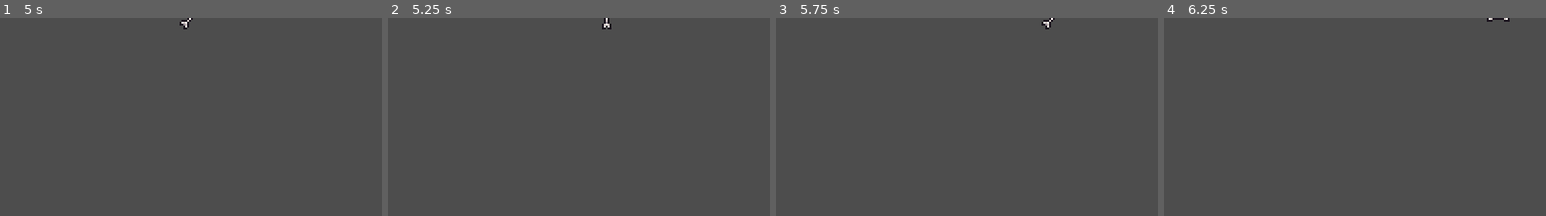
Above: before the commit, frames 1-4 (left to right).
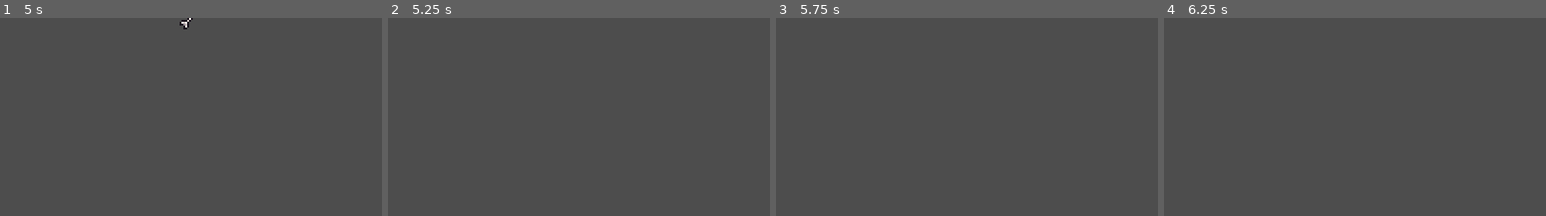
Above: after the commit, the same moments.

Repository: len-on/primeiro-projeto
Game: Godot game, scene res://entities/spinning_bone.tscn
The game is run twice, just before and just after one commit, with the same random seed, the same clock (stepped at 60 frames per second) and the same inputs. This scene is started directly instead of the project's main scene.
Inputs:
- Up to frame 1 (5 s): hold Right (ui_right) 0.53-2.03 s; tap Enter at 2 s; hold Left (ui_left) 2.03-2.78 s; hold Right (ui_right) 2.78-4.28 s; hold Left (ui_left) from 4.28 s (still down)
- Up to frame 2 (5.25 s): release Left (ui_left) at 5.03 s; hold Right (ui_right) from 5.03 s (still down)
- Up to frame 3 (5.75 s): keep holding Right (ui_right)
- Up to frame 4 (6.25 s): tap Space at 5.75 s; release Right (ui_right) at 5.78 s; hold Left (ui_left) from 5.78 s (still down)
The pictures show only the part of the screen within x 50-100%, y 0-50%; the shares and areas given below are measured in that part.

Frame 1 is identical in both runs. In frame 2, 0.1% of the frame differs, in the area x 56-59%, y 0-6%; in frame 3, 0.1%; in frame 4, less than 0.1%.

Commit message:
feat: Added projectile collision with the player and dynamic hitbox adjustment.

Diff:
--- a/entities/player.tscn
+++ b/entities/player.tscn
@@ -185,11 +185,11 @@
 
 [node name="AnimatedSprite2D" type="AnimatedSprite2D" parent="."]
 sprite_frames = SubResource("SpriteFrames_i623q")
-animation = &"hurt"
+animation = &"duck"
 
 [node name="Hitbox" type="Area2D" parent="."]
 collision_layer = 2
-collision_mask = 4
+collision_mask = 20
 
 [node name="CollisionShape2D" type="CollisionShape2D" parent="Hitbox"]
 position = Vector2(0, 0.5)
--- a/entities/skeleton.tscn
+++ b/entities/skeleton.tscn
@@ -172,7 +172,7 @@
 position = Vector2(2, 3)
 shape = SubResource("CapsuleShape2D_fpmxe")
 
-[node name="Hitbox" type="Area2D" parent="."]
+[node name="Hitbox" type="Area2D" parent="." groups=["Enemies"]]
 visible = false
 collision_layer = 4
 collision_mask = 2
--- a/entities/spinning_bone.tscn
+++ b/entities/spinning_bone.tscn
@@ -42,7 +42,9 @@
 "speed": 10.0
 }]
 
-[node name="SpinningBone" type="Area2D"]
+[node name="SpinningBone" type="Area2D" groups=["LethalArea"]]
+collision_layer = 16
+collision_mask = 3
 script = ExtResource("1_njpw1")
 
 [node name="CollisionShape2D" type="CollisionShape2D" parent="."]
@@ -52,3 +54,12 @@
 sprite_frames = SubResource("SpriteFrames_cjyle")
 autoplay = "default"
 frame_progress = 0.6361398
+
+[node name="SelfDestructTimer" type="Timer" parent="."]
+wait_time = 5.0
+one_shot = true
+autostart = true
+
+[connection signal="area_entered" from="." to="." method="_on_area_entered"]
+[connection signal="body_entered" from="." to="." method="_on_body_entered"]
+[connection signal="timeout" from="SelfDestructTimer" to="." method="_on_self_destruct_timer_timeout"]
--- a/project.godot
+++ b/project.godot
@@ -26,6 +26,8 @@
 [global_group]
 
 Player=""
+Enemies=""
+LethalArea=""
 
 [input]
 
@@ -82,6 +84,7 @@
 2d_physics/layer_2="player"
 2d_physics/layer_3="enemies"
 2d_physics/layer_4="level_end"
+2d_physics/layer_5="lethal_area"
 
 [rendering]
 
--- a/scripts/player.gd
+++ b/scripts/player.gd
@@ -13,6 +13,7 @@
 @onready var anim: AnimatedSprite2D = $AnimatedSprite2D
 @onready var collision_shape: CollisionShape2D = $CollisionShape2D
 @onready var reload_timer: Timer = $ReloadTimer
+@onready var hitbox_collision_shape: CollisionShape2D = $Hitbox/CollisionShape2D
 
 @export var max_speed = 180.0
 @export var acceleration = 400
@@ -95,7 +96,7 @@
 func go_to_hurt_state():
 	status = PlayerState.hurt
 	anim.play("hurt")
-	velocity = Vector2.ZERO
+	velocity.x = 0
 	reload_timer.start()
 
 
@@ -207,13 +208,25 @@
 	collision_shape.shape.height = 11
 	collision_shape.position.y = 2.5
 
+	hitbox_collision_shape.shape.size.y = 10
+	hitbox_collision_shape.position.y = 3
+
 func set_large_collider():
 	collision_shape.shape.radius = 6
 	collision_shape.shape.height = 15
 	collision_shape.position.y = 0.5
 
+	hitbox_collision_shape.shape.size.y = 15
+	hitbox_collision_shape.position.y = 0.5
+
 
 func _on_hitbox_area_entered(area: Area2D) -> void:
+	if area.is_in_group("Enemies"):
+		hit_enemy(area)
+	elif area.is_in_group("LethalArea"):
+		hit_lethal_area()
+
+func hit_enemy(area: Area2D):
 	if velocity.y > 0:
 		#inimigo morre
 		area.get_parent().take_damege()
@@ -223,6 +236,9 @@
 		if status != PlayerState.hurt:
 			go_to_hurt_state()
 
+func hit_lethal_area():
+	go_to_hurt_state()
+
 
 func _on_reload_timer_timeout() -> void:
 	get_tree().reload_current_scene() # Replace with function body.
--- a/scripts/spinning_bone.gd
+++ b/scripts/spinning_bone.gd
@@ -9,6 +9,19 @@
 func _process(delta: float) -> void:
 	position.x += speed * delta * direction
 
-func set_direction(dir):
-	self.direction = dir
+func set_direction(skeleton_direction):
+	direction = skeleton_direction
 	anim.flip_h = direction < 0
+
+
+
+func _on_self_destruct_timer_timeout() -> void:
+	queue_free()
+
+
+func _on_area_entered(_area: Area2D) -> void:
+	queue_free()
+
+
+func _on_body_entered(_body: Node2D) -> void:
+	queue_free()
